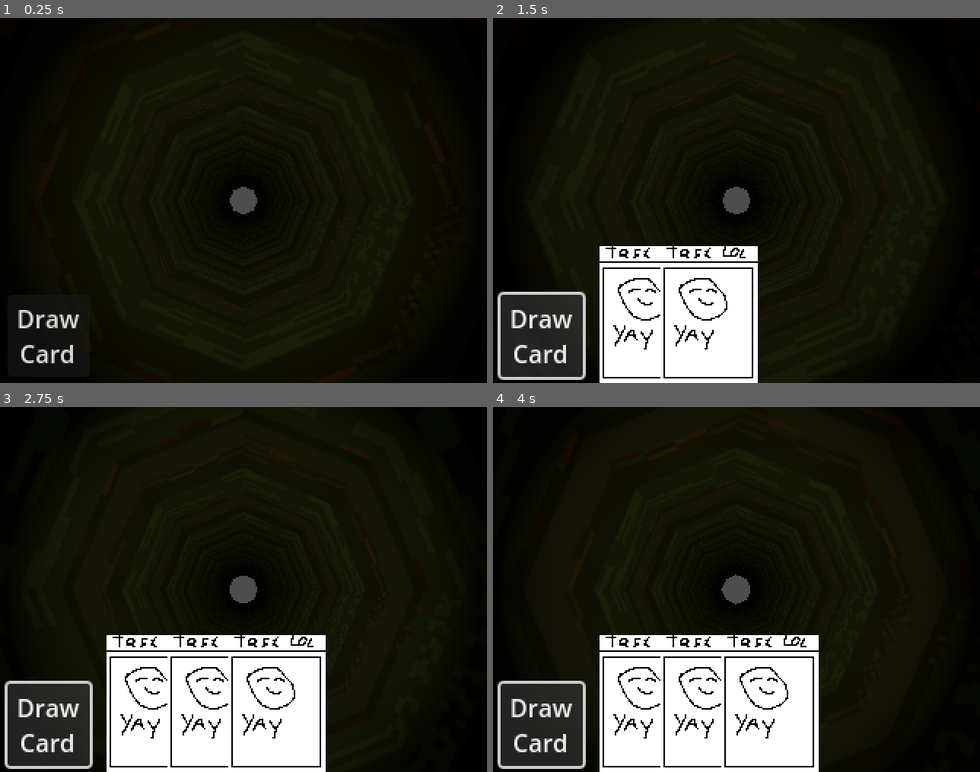
Above: before the commit, frames 1-4 (two rows, left to right).
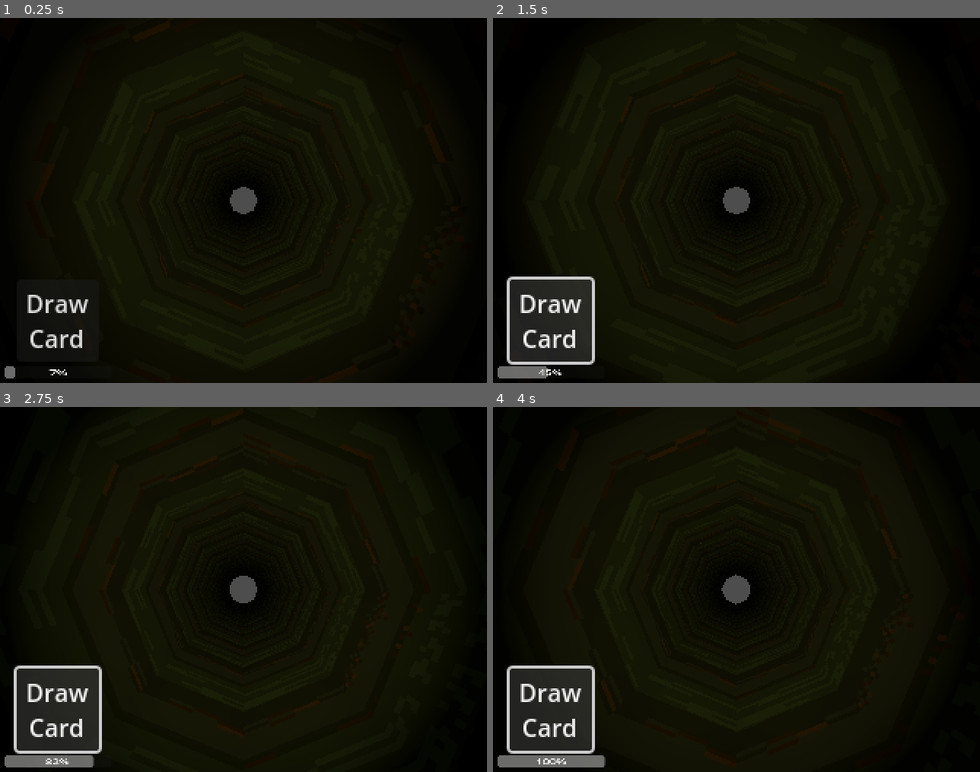
Above: after the commit, the same moments.

Repository: SoulPixelIV/arceus-century
Game: Godot game, scene res://scene.tscn
Same seed, same stepped clock (60 frames per second), same inputs: the game is played once before the commit and once after it.
Inputs:
- Up to frame 1 (0.25 s): no input
- Up to frame 2 (1.5 s): click "Draw Card" at 0.5 s; click "Draw Card" at 1.25 s
- Up to frame 3 (2.75 s): click "Draw Card" at 2 s
- Up to frame 4 (4 s): no input

The runs differ from the first frame. In frame 1, 1.2% of the frame differs, in the area x 0-19%, y 75-99%; in frame 2, 15%; in frame 3, 19%; in frame 4, 19%, in the area x 0-67%, y 62-100%.

Commit message:
Timer now restricts drawing cards from deck

Diff:
--- a/Scenes/card_ui.tscn
+++ b/Scenes/card_ui.tscn
@@ -1,12 +1,32 @@
-[gd_scene load_steps=2 format=3 uid="uid://l1m76cq5pm87"]
+[gd_scene load_steps=3 format=3 uid="uid://l1m76cq5pm87"]
 
-[ext_resource type="Script" uid="uid://mlt6tgd6upmg" path="res://Scripts/draw_card_button.gd" id="1_lgc0u"]
+[ext_resource type="Script" uid="uid://bd268hyv1mxjr" path="res://Scripts/card_ui.gd" id="1_lgc0u"]
+
+[sub_resource type="GDScript" id="GDScript_y8epe"]
+script/source = "extends Button
+
+var numberOfCards = 0
+var maxNumberOfCards = 5
+var card = preload(\"res://Scenes/card.tscn\")
+@onready var card_container = get_parent().get_node(\"CardContainer\")
+
+func initiateCard() -> void:
+	if numberOfCards < maxNumberOfCards:
+		numberOfCards += 1
+		var spawnedCard = card.instantiate()
+		spawnedCard.position = Vector2(30 + 40 * numberOfCards, 150)
+		card_container.add_child(spawnedCard)
+
+func _on_pressed() -> void:
+	initiateCard()
+"
 
 [node name="Card UI" type="Control"]
 layout_mode = 3
 anchors_preset = 0
 offset_right = 40.0
 offset_bottom = 40.0
+script = ExtResource("1_lgc0u")
 
 [node name="CardContainer" type="Control" parent="."]
 anchors_preset = 0
@@ -15,12 +35,25 @@
 
 [node name="DrawCardButton" type="Button" parent="."]
 layout_mode = 0
-offset_left = 5.0
-offset_top = 182.0
-offset_right = 59.0
-offset_bottom = 236.0
+offset_left = 11.0
+offset_top = 172.0
+offset_right = 65.0
+offset_bottom = 226.0
 text = "Draw Card"
 autowrap_mode = 2
-script = ExtResource("1_lgc0u")
+script = SubResource("GDScript_y8epe")
 
-[connection signal="pressed" from="DrawCardButton" to="DrawCardButton" method="_on_pressed"]
+[node name="TimerBar" type="ProgressBar" parent="."]
+layout_mode = 1
+anchors_preset = -1
+anchor_left = 0.375
+anchor_top = 1.0
+anchor_right = 0.375
+anchor_bottom = 5.537
+offset_left = -12.0
+offset_top = 189.0
+offset_right = 129.0
+offset_bottom = 34.52
+scale = Vector2(0.5, 0.3)
+
+[connection signal="pressed" from="DrawCardButton" to="." method="_on_draw_card_button_pressed"]
--- /dev/null
+++ b/Scripts/card_ui.gd
@@ -0,0 +1,24 @@
+extends Control
+
+@export var numberOfCards = 0
+@export var maxNumberOfCards = 5
+@export var cardTimerSpeed = 30
+
+var card = preload("res://Scenes/card.tscn")
+@onready var card_container = $CardContainer
+@onready var timer_bar = $TimerBar
+
+func _process(delta: float) -> void:
+	if timer_bar.value < 100:
+		timer_bar.value += delta * cardTimerSpeed
+
+func initiateCard() -> void:
+	numberOfCards += 1
+	timer_bar.value = 0
+	var spawnedCard = card.instantiate()
+	spawnedCard.position = Vector2(30 + 40 * numberOfCards, 150)
+	card_container.add_child(spawnedCard)
+
+func _on_draw_card_button_pressed() -> void:
+	if numberOfCards < maxNumberOfCards and timer_bar.value == 100.0:
+		initiateCard()
--- a/Scripts/draw_card_button.gd
+++ /dev/null
@@ -1,16 +0,0 @@
-extends Button
-
-var numberOfCards = 0
-var maxNumberOfCards = 5
-var card = preload("res://Scenes/card.tscn")
-@onready var card_container = get_parent().get_node("CardContainer")
-
-func initiateCard() -> void:
-	if numberOfCards < maxNumberOfCards:
-		numberOfCards += 1
-		var spawnedCard = card.instantiate()
-		spawnedCard.position = Vector2(30 + 40 * numberOfCards, 150)
-		card_container.add_child(spawnedCard)
-
-func _on_pressed() -> void:
-	initiateCard()
Not shown, added: Scripts/card_ui.gd.uid
Not shown, removed: Scripts/draw_card_button.gd.uid
